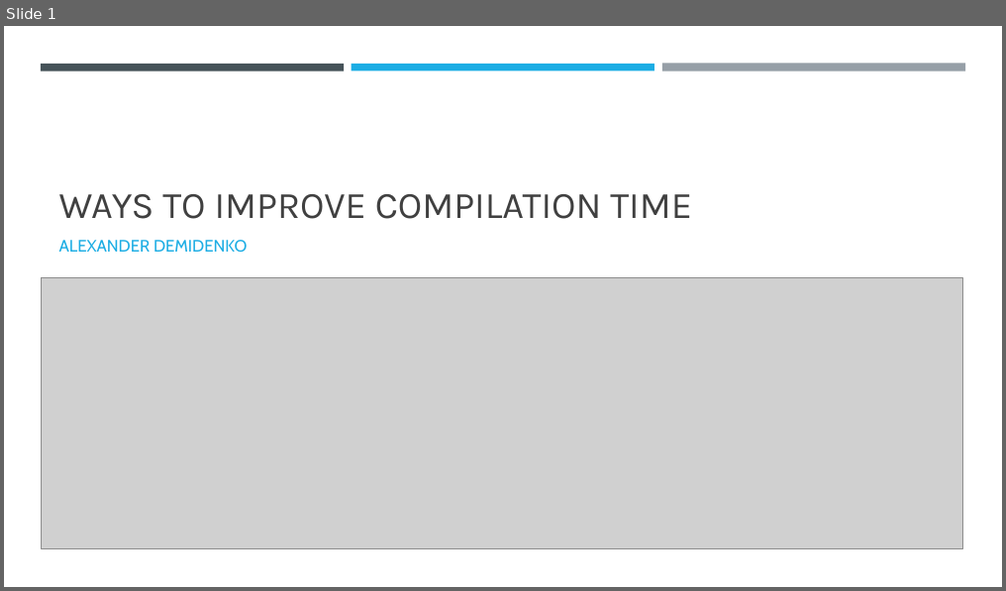
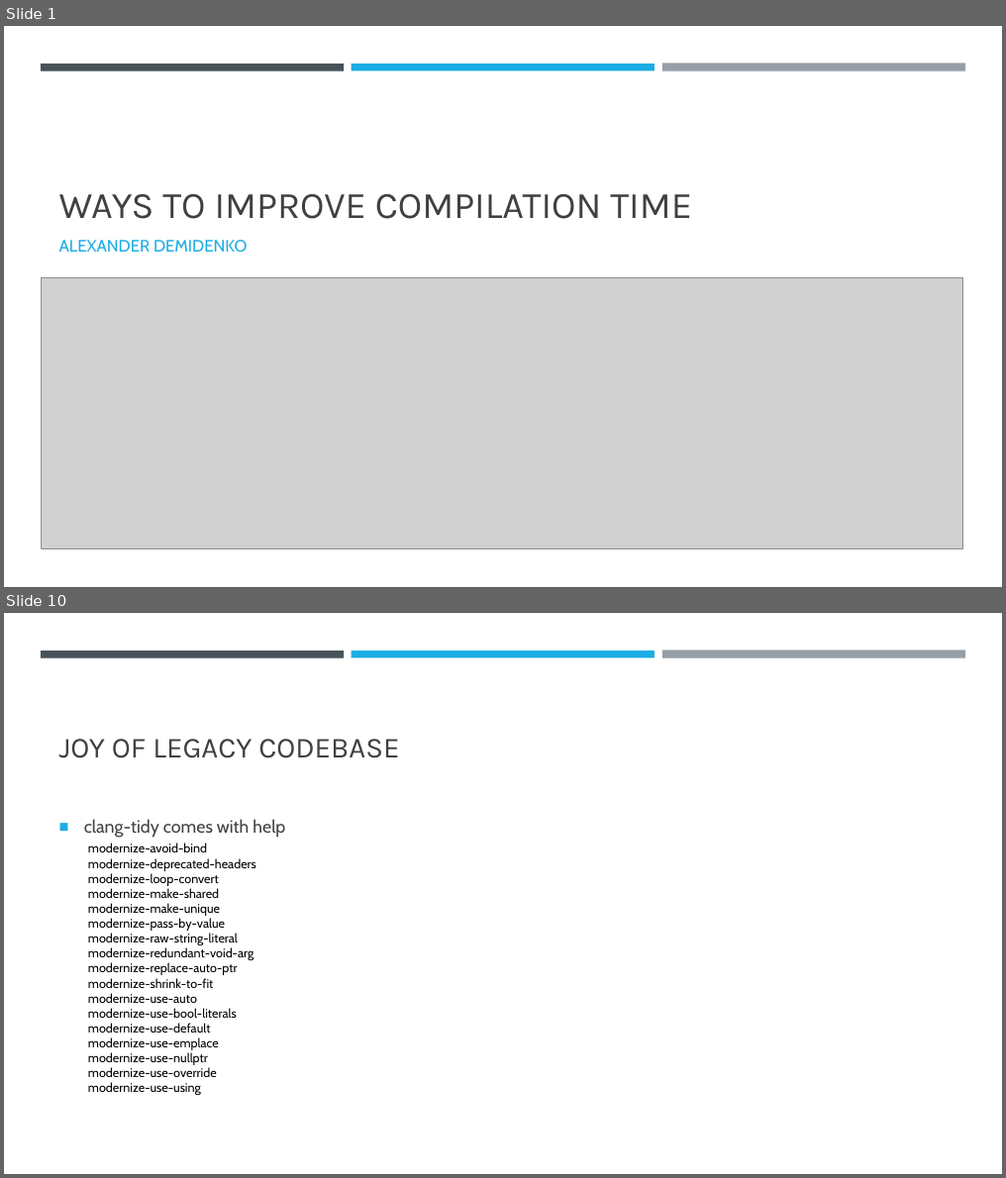
Before and after one commit to xseven/presentations, a slide deck: speed-and-refactor/Ways-to-improve-Compilation-time.pptx. Shown one above the other, each under a label of ours: slide 1 before the commit, slides 1 and 10 after it; the slides between them are not shown. The pictures are 1006x591 and 1006x1178 pixels, drawn with LibreOffice and Linux fonts; fonts in the diff are those of the drawing; grey boxes stand for pictures. Boxes give left, top, right and bottom in pixels: in the first picture for what was removed or moved away, otherwise in the second. Text is boxed around its words. In the diff, an @@ line names an element or a change of style, - is before the commit and + after.

```diff
--- a/speed-and-refactor/Ways-to-improve-Compilation-time.pptx
+++ b/speed-and-refactor/Ways-to-improve-Compilation-time.pptx
@@ slide 10 added at <box>4,613,1002,1174</box>, background #FFFFFF @@
@@ rectangle added at <box>41,651,344,658</box>, fill #465359 @@
@@ rectangle added at <box>351,651,654,658</box>, fill #1CADE4 @@
@@ rectangle added at <box>662,651,965,659</box>, fill #969FA7 @@
@@ title added at <box>59,739,399,759</box>, 28 pt, text #404040 @@
+JOY OF LEGACY CODEBASE
@@ text added at <box>84,819,285,838</box>, 17 pt, text #404040 @@
+■ clang-tidy comes with help
@@ text added at <box>88,843,256,1095</box>, 12 pt, text #000000 @@
+modernize-avoid-bind
+modernize-deprecated-headers
+modernize-loop-convert
+modernize-make-shared
+modernize-make-unique
+modernize-pass-by-value
+modernize-raw-string-literal
+modernize-redundant-void-arg
+modernize-replace-auto-ptr
+modernize-shrink-to-fit
+modernize-use-auto
+modernize-use-bool-literals
+modernize-use-default
+modernize-use-emplace
+modernize-use-nullptr
+modernize-use-override
+modernize-use-using
```
Also in this commit, not shown: 4 slides changed, 5 other slides added.
